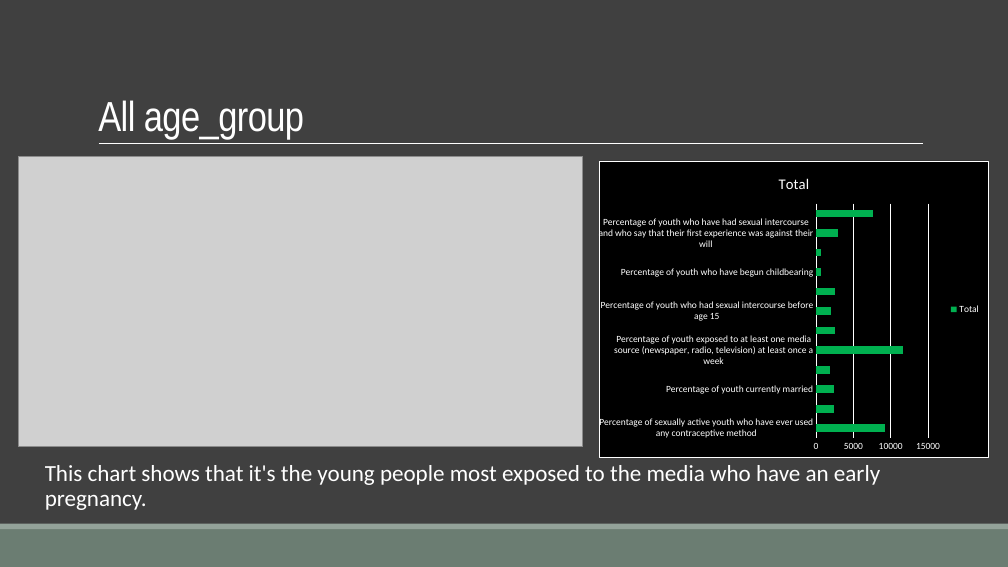
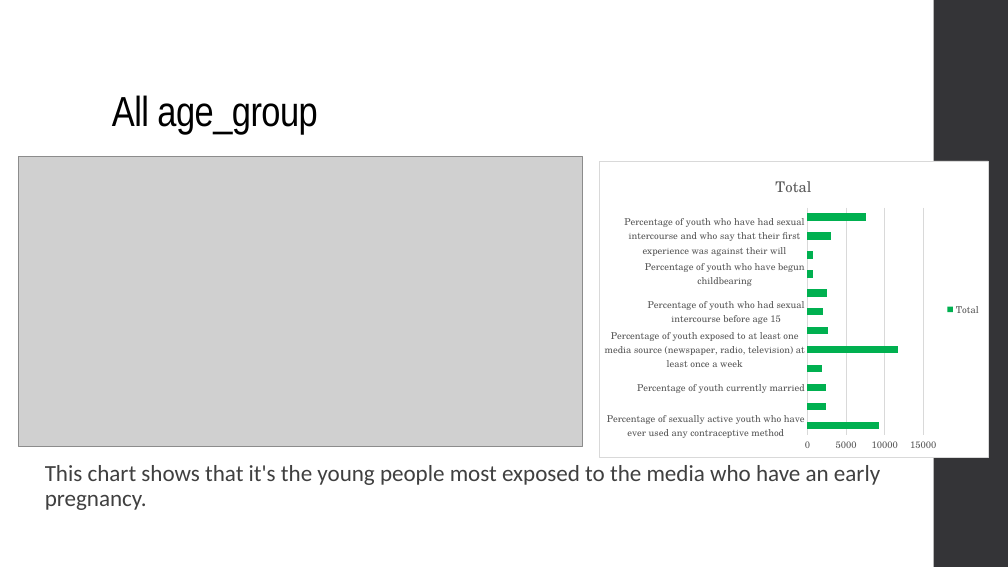
Before and after one commit to Maickery/Child_of_change, a slide deck: slide 10 of Result/Presentation.pptx. Drawn at 1008x567 pixels with LibreOffice and Linux fonts; fonts in the diff are those of the drawing; grey boxes stand for pictures. Boxes give left, top, right and bottom in pixels: in the first picture for what was removed or moved away, otherwise in the second. Text is boxed around its words. In the diff, an @@ line names an element or a change of style, - is before the commit and + after.

```diff
--- a/Result/Presentation.pptx
+++ b/Result/Presentation.pptx
@@ background #404040 to #FFFFFF @@
@@ rectangle added at [934,0,1008,567], fill #353537 @@
@@ title "All age_group": place and size @@
-title "All age_group" at [98,100,304,139]
+title "All age_group" at [112,95,317,134]
@@ title "All age_group" at [112,95,317,134]: text colour #FFFFFF to #000000; line spacing 0.85 to 0.9 @@
@@ line removed from (99, 144) to (923, 144) @@
@@ bar chart at [599,160,989,458] @@
@@ legend changed @@
@@ category axis changed @@
@@ value axis changed @@
@@ bar spacing changed @@
@@ background changed @@
@@ border changed @@
@@ lettering changed @@
@@ text "This chart shows that it's ..." at [45,465,880,510]: text colour #FFFFFF to #404040; bullet colour #B5AE53 to #A7B789 @@
@@ rectangle removed at [0,529,1008,567] @@
@@ rectangle removed at [0,524,1008,529] @@
```
Also in this commit, not shown: 16 other slides changed, 5 other files.
